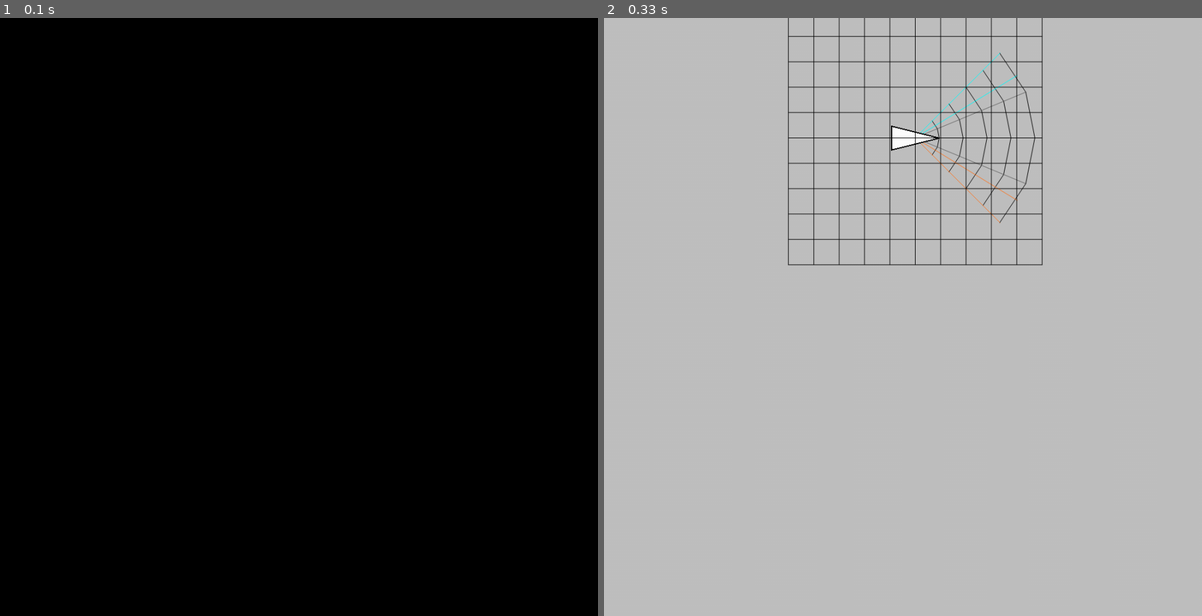
Above: before the commit, frames 1-2 (left to right).
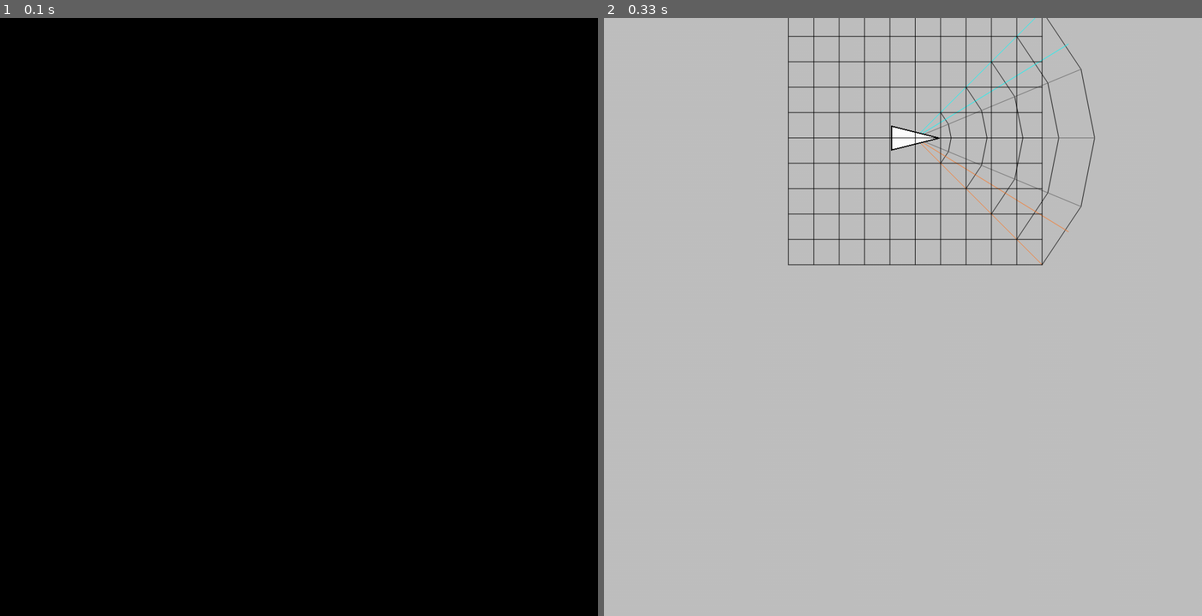
Above: after the commit, the same moments.

Repository: DoYouEvenStackSmash/active-target-coverage
Game: pygame game, started from src/tests/tracking-sensing-agent-test.py
Same seed, same stepped clock (60 frames per second), same inputs: the game is played once before the commit and once after it.
Inputs:
- Up to frame 1 (0.1 s): no input
- Up to frame 2 (0.33 s): no input

Frame 1 is identical in both runs. In frame 2, 0.5% of the frame differs, in the area x 54-83%, y 0-42%.

Commit message:
changes to coordinate map

Diff:
--- a/src/StreamingObjectTrackManager.py
+++ b/src/StreamingObjectTrackManager.py
@@ -39,7 +39,7 @@
 class ObjectTrackManager:
     constants = {
         "avg_tolerance": 10,
-        "track_lifespan": 1,
+        "track_lifespan": 2,
         "default_avg_dist": 10,
         "radial_exclusion": 150,
     }
--- a/src/tests/coord-map-test.py
+++ b/src/tests/coord-map-test.py
@@ -13,6 +13,7 @@
 # prints a sensor coordinate to the left of center line
 pxny = (zx + 10, zy - 5)
 det_pxny = sa.transform_to_local_detection_coord(pxny)
+print(det_pxny)
 print(sa.transform_to_local_sensor_coord((0,0), det_pxny))
 
 # prints a sensor coordinate on center line
--- /dev/null
+++ b/src/tests/interactive-coord-map.py
@@ -0,0 +1,39 @@
+#!/usr/bin/python3
+import sys
+
+sys.path.append("../")
+sys.path.append(".")
+from env_init import *
+
+from drawing_functions import *
+
+from support.file_loader import *
+
+LALT = 256
+LSHIFT = 1
+
+def coord_map_sensing_agent(screen, sensing_agent):
+    draw_sensing_agent(screen, sensing_agent)
+    pygame.display.update()
+    while 1:
+        for event in pygame.event.get():
+            if event.type == pygame.MOUSEBUTTONDOWN:
+                pafn.clear_frame(screen)
+                draw_sensing_agent(screen, sensing_agent)
+                pt = pygame.mouse.get_pos()
+                pafn.frame_draw_dot(screen, pt, pafn.colors["green"],0,6)
+                det_pt = sensing_agent.transform_to_local_detection_coord(pt)
+                sens_pt = sensing_agent.transform_to_local_sensor_coord((0,0),det_pt)
+                print(f"orig:\t{pt}\n\tdet: {det_pt}\n\tsen: {sens_pt}")
+                pygame.display.update()
+
+def main():
+    pygame.init()
+    screen = pafn.create_display(600, 600)
+    pafn.clear_frame(screen)
+    origin = (300,300)
+    sa = init_sensing_agent(origin=origin,width=3 *np.pi / 5,radius=200)
+    coord_map_sensing_agent(screen, sa)
+
+if __name__ == '__main__':
+  main()
--- a/src/tests/tracking-sensing-agent-test.py
+++ b/src/tests/tracking-sensing-agent-test.py
@@ -52,7 +52,7 @@
   screen = pafn.create_display(1000, 1000)
   pafn.clear_frame(screen)
   sensing_agents = {}
-  sa = init_sensing_agent(origin=(500,200))
+  sa = init_sensing_agent(origin=(500,200),radius=300)
   sensing_agents[sa._id] = sa
   targets = []
   # load json point files
